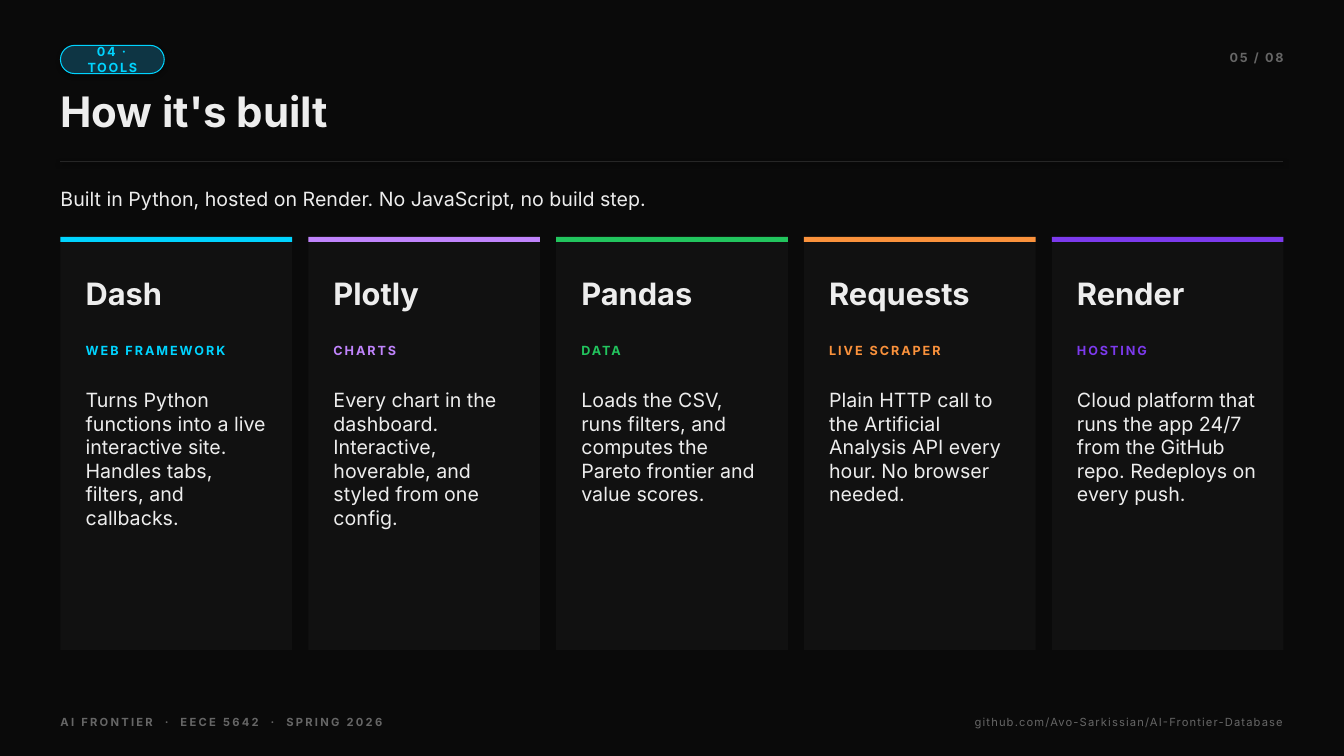
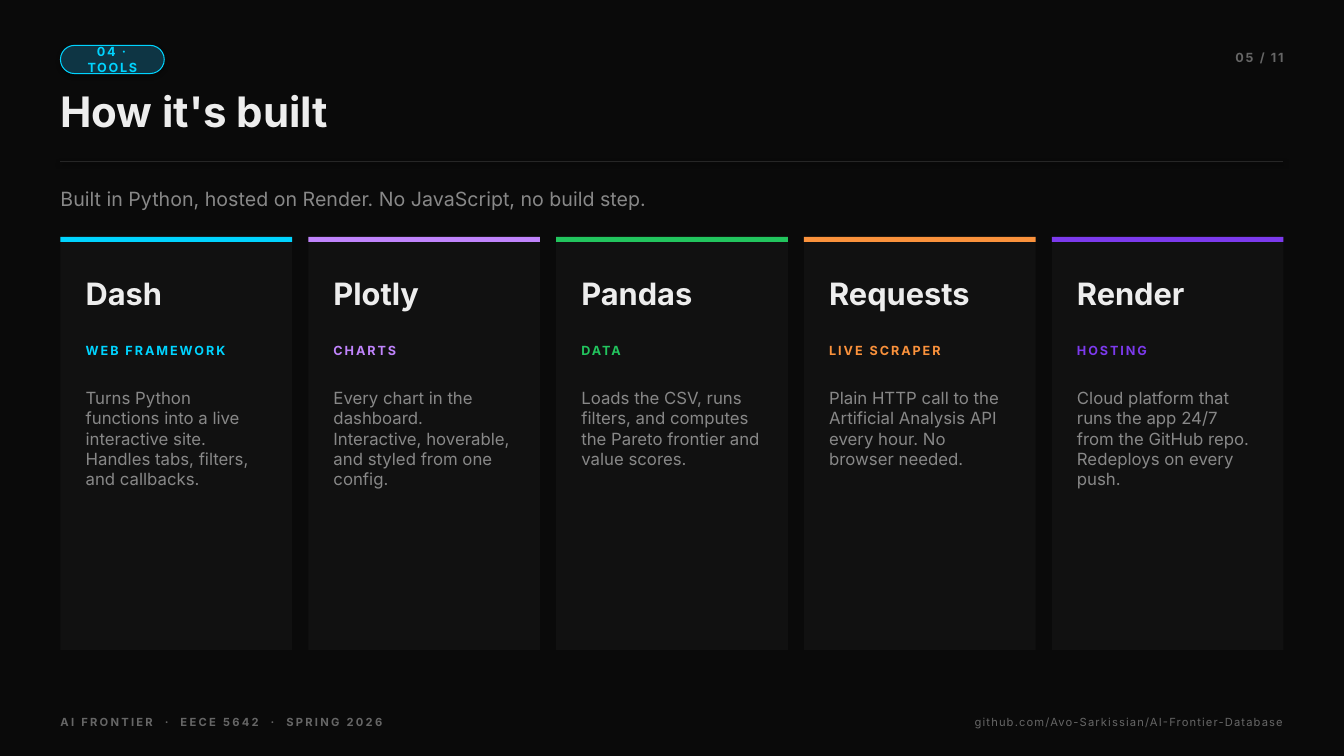
Before and after one commit to Avo-Sarkissian/AI-Frontier-Database, a slide deck: slide 5 of AI_Frontier_Presentation.pptx. Drawn at 1344x756 pixels with LibreOffice and Linux fonts; fonts in the diff are those of the drawing. Boxes give left, top, right and bottom in pixels: in the first picture for what was removed or moved away, otherwise in the second. Text is boxed around its words. In the diff, an @@ line names an element or a change of style, - is before the commit and + after.

```diff
--- a/AI_Frontier_Presentation.pptx
+++ b/AI_Frontier_Presentation.pptx
@@ text at box(1235, 53, 1284, 62): text changed @@
-05 / 08
+05 / 11
@@ text "Built in Python, hosted on ..." at box(60, 191, 646, 210): text colour #EDEDED to #888888 @@
@@ size 14 to 12 pt, text colour #EDEDED to #888888 in 5 elements at box(86, 392, 249, 485), box(333, 391, 509, 489), box(581, 392, 760, 465), box(829, 391, 999, 465), box(1077, 391, 1249, 489) @@
```
Also in this commit, not shown: 7 other slides changed, 3 slides added, 2 other files.
